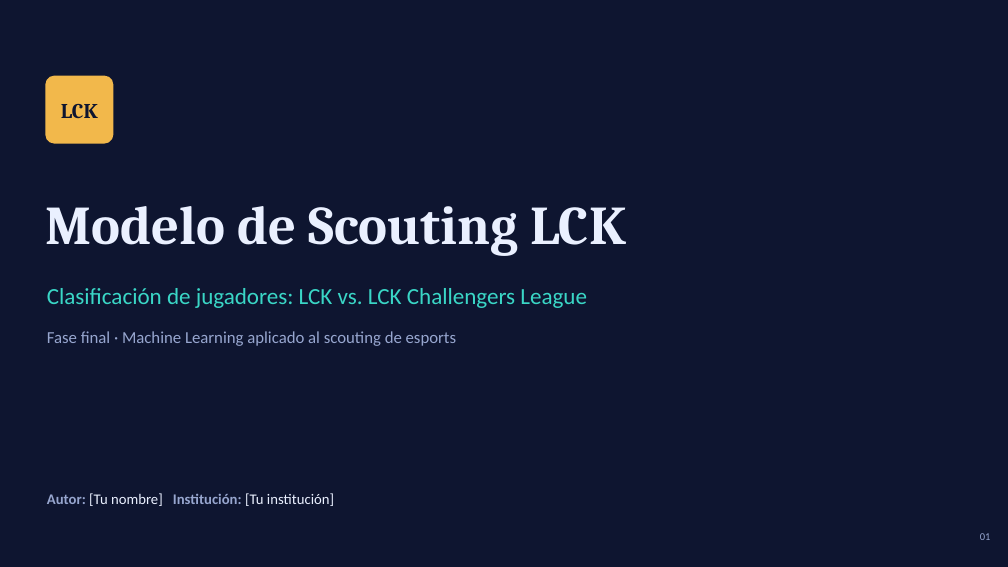
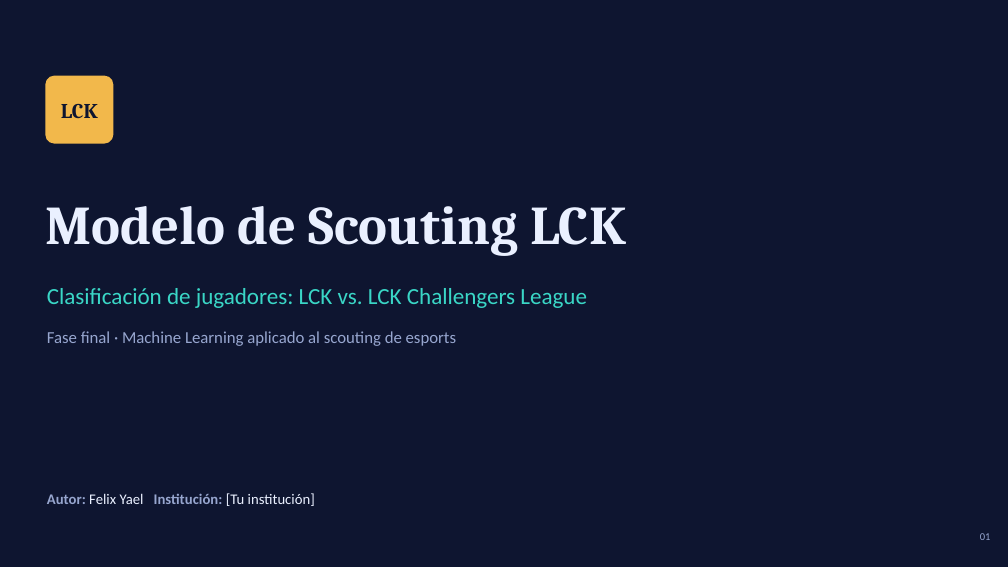
Before and after one commit to C0z1/Modelo-Scouting-LCK-Felix, a slide deck: slide 1 of reports/presentacion_fase_final.pptx. Drawn at 1008x567 pixels with LibreOffice and Linux fonts; fonts in the diff are those of the drawing. Boxes give left, top, right and bottom in pixels: in the first picture for what was removed or moved away, otherwise in the second. Text is boxed around its words. In the diff, an @@ line names an element or a change of style, - is before the commit and + after.

```diff
--- a/reports/presentacion_fase_final.pptx
+++ b/reports/presentacion_fase_final.pptx
@@ text at (x1=47, y1=493, x2=315, y2=506): text changed @@
-Autor: [Tu nombre] Institución: [Tu institución]
+Autor: Felix Yael Institución: [Tu institución]
```
Also in this commit, not shown: 1 other slide changed, 3 slides added, 5 other files.
